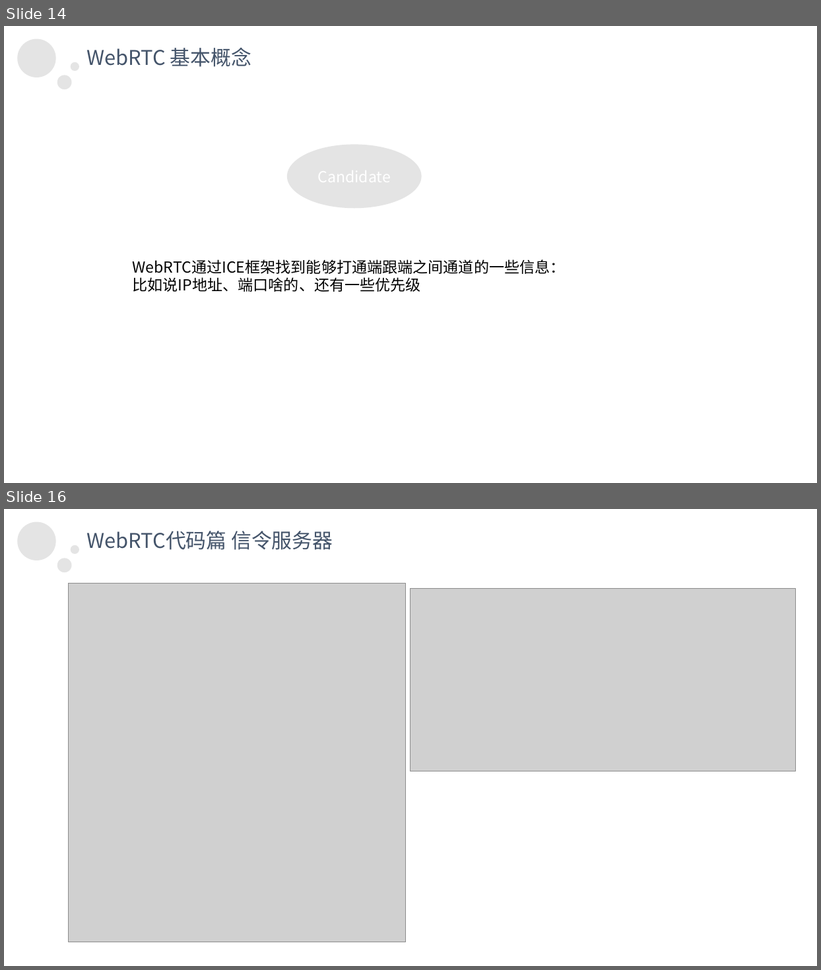
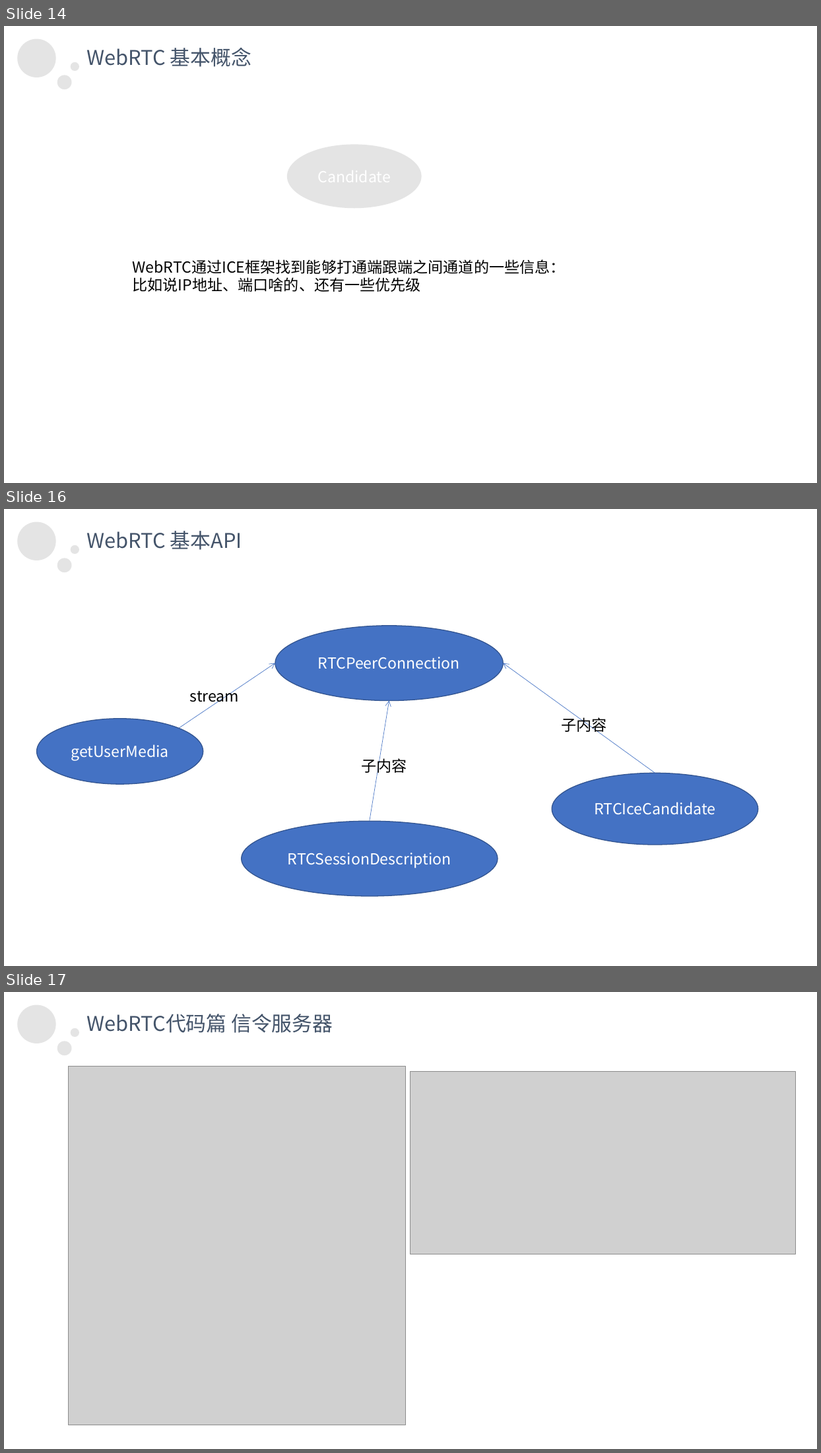
Before and after one commit to joeyer/lzjtest, a slide deck: p2p通信.pptx. Shown one above the other, each under a label of ours: slides 14 and 16 before the commit, slides 14, 16 and 17 after it; the slides between them are not shown. The pictures are 821x970 and 821x1453 pixels, drawn with LibreOffice and Linux fonts; fonts in the diff are those of the drawing; grey boxes stand for pictures. Boxes give left, top, right and bottom in pixels: in the first picture for what was removed or moved away, otherwise in the second. Text is boxed around its words. In the diff, an @@ line names an element or a change of style, - is before the commit and + after.

```diff
--- a/p2p通信.pptx
+++ b/p2p通信.pptx
@@ slide 16 added at <box>4,509,817,966</box>, background #FFFFFF; not listed: 3 template elements that a slide beside it also shows @@
@@ text added at <box>87,531,242,550</box>, 24 pt, text #44546A @@
+WebRTC 基本API
@@ ellipse added at <box>275,626,504,700</box>, fill #4472C4, outline #325491 1 pt, 18 pt, text #FFFFFF @@
+RTCPeerConnection
@@ arrow added from (179, 729) to (275, 663), #4472C4 0.5 pt @@
@@ arrow added from (655, 773) to (503, 663), #4472C4 0.5 pt @@
@@ text added at <box>190,687,240,705</box>, 18 pt, text #000000 @@
+stream
@@ arrow added from (370, 821) to (389, 701), #4472C4 0.5 pt @@
@@ ellipse added at <box>37,719,203,785</box>, fill #4472C4, outline #325491 1 pt, 18 pt, text #FFFFFF @@
+getUserMedia
@@ text added at <box>562,715,607,734</box>, 18 pt, text #000000 @@
+子内容
@@ text added at <box>361,756,407,775</box>, 18 pt, text #000000 @@
+子内容
@@ ellipse added at <box>552,773,758,845</box>, fill #4472C4, outline #325491 1 pt, 18 pt, text #FFFFFF @@
+RTCIceCandidate
@@ ellipse added at <box>242,821,498,896</box>, fill #4472C4, outline #325491 1 pt, 18 pt, text #FFFFFF @@
+RTCSessionDescription
@@ what was slide 16 is now slide 17 @@
```
Also in this commit, not shown: 1 slide changed, 1 other slide added, 1 slide removed.
